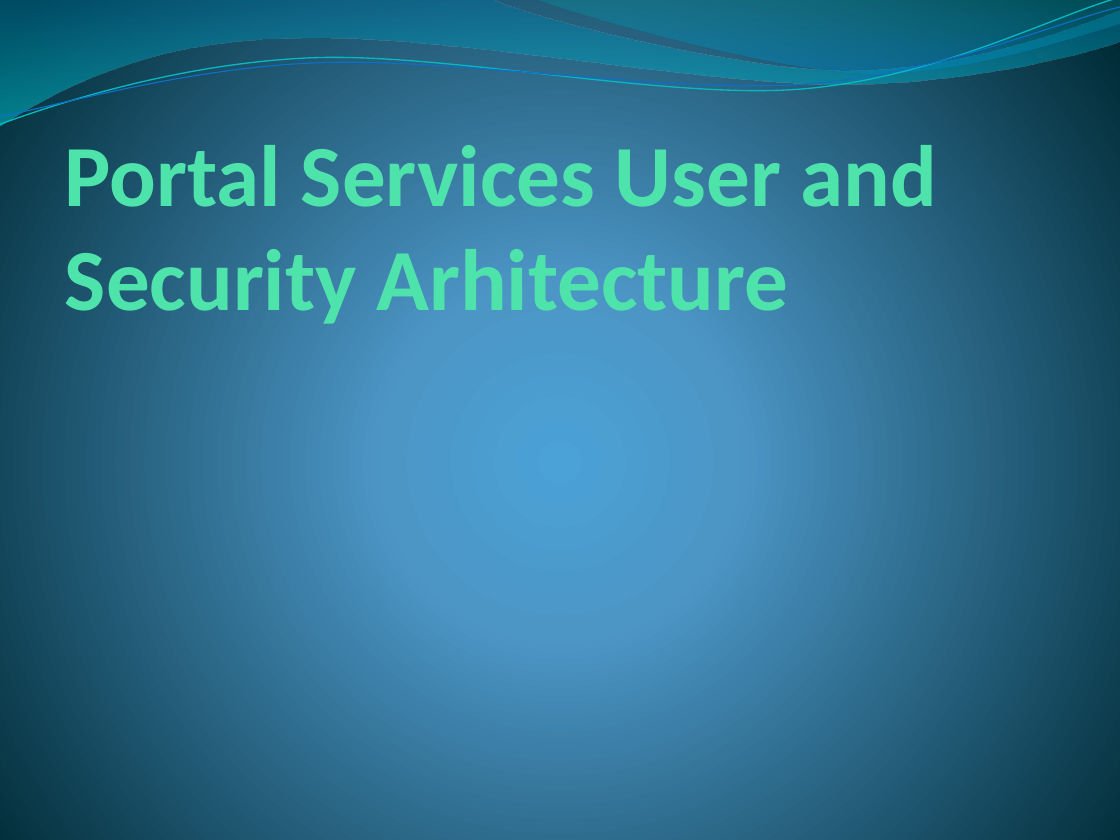
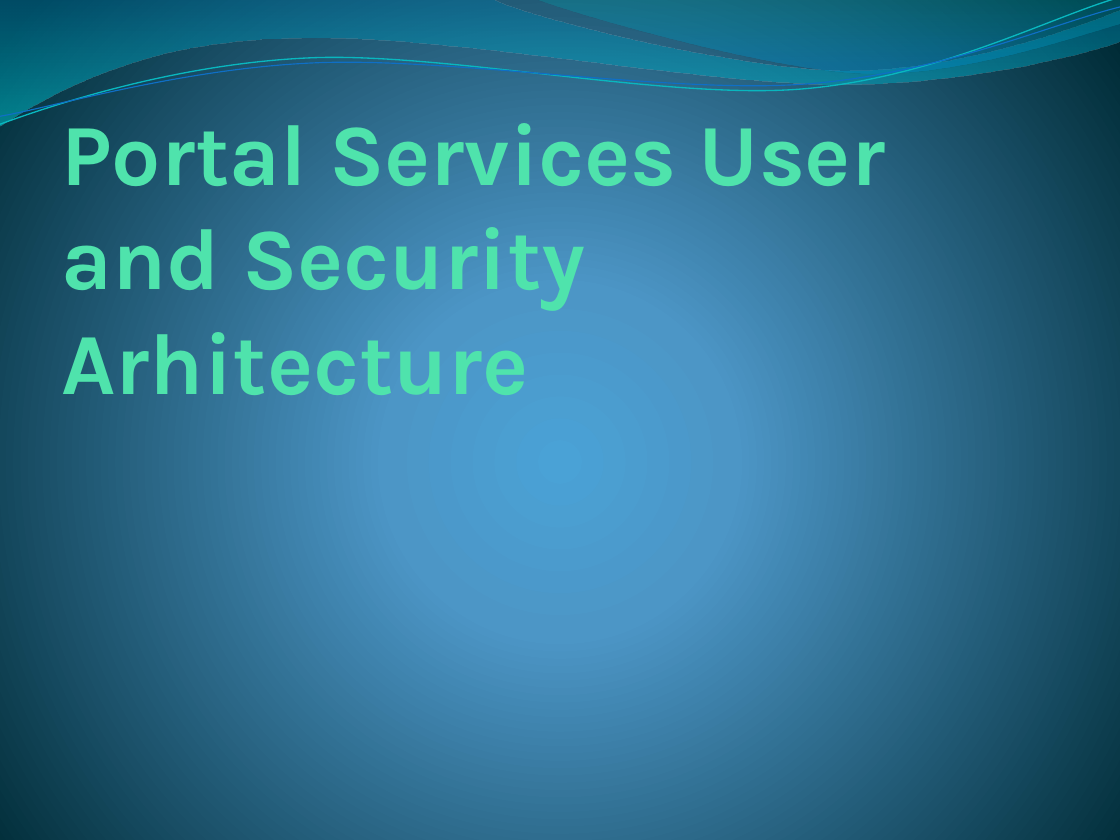
Before and after one commit to Serzol64/investportalAplex, a slide deck: slide 23 of PortalServices.pptx. Drawn at 1120x840 pixels with LibreOffice and Linux fonts; fonts in the diff are those of the drawing. Boxes give left, top, right and bottom in pixels: in the first picture for what was removed or moved away, otherwise in the second. Text is boxed around its words. In the diff, an @@ line names an element or a change of style, - is before the commit and + after.

Commit message:
Admin Services Forms Editor Alpha 1

```diff
--- a/PortalServices.pptx
+++ b/PortalServices.pptx
@@ title "Portal Services User and Security ...": place and size @@
-title "Portal Services User and Security ..." at [65, 133, 937, 331]
+title "Portal Services User and Security ..." at [61, 106, 885, 416]
@@ title "Portal Services User and Security ..." at [61, 106, 885, 416]: font Calibri to Karla @@
```
Also in this commit, not shown: 16 other slides changed, 1 other file.
